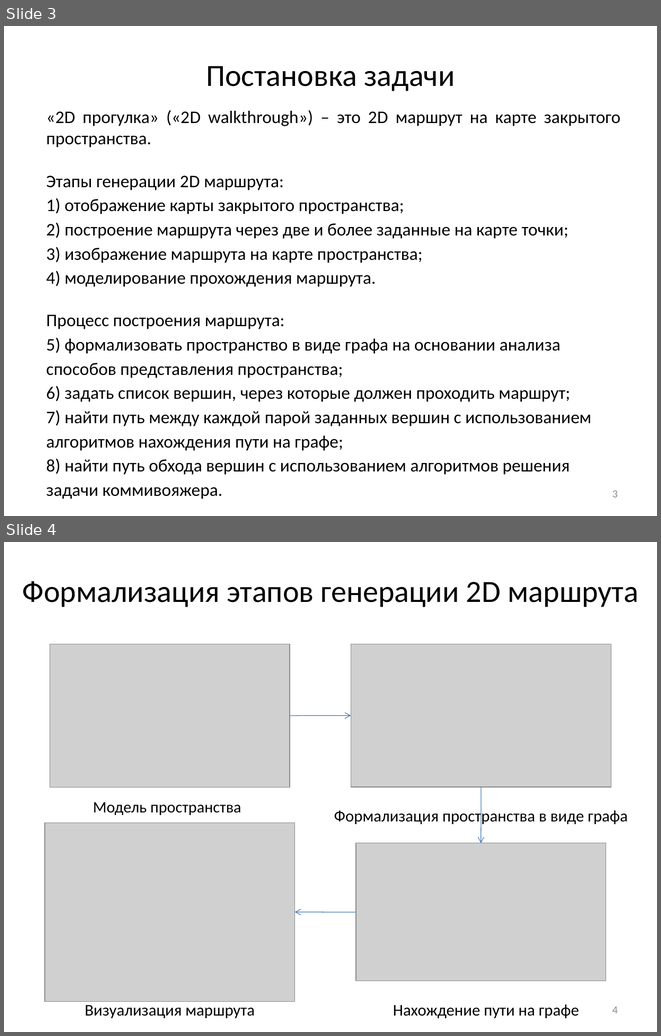
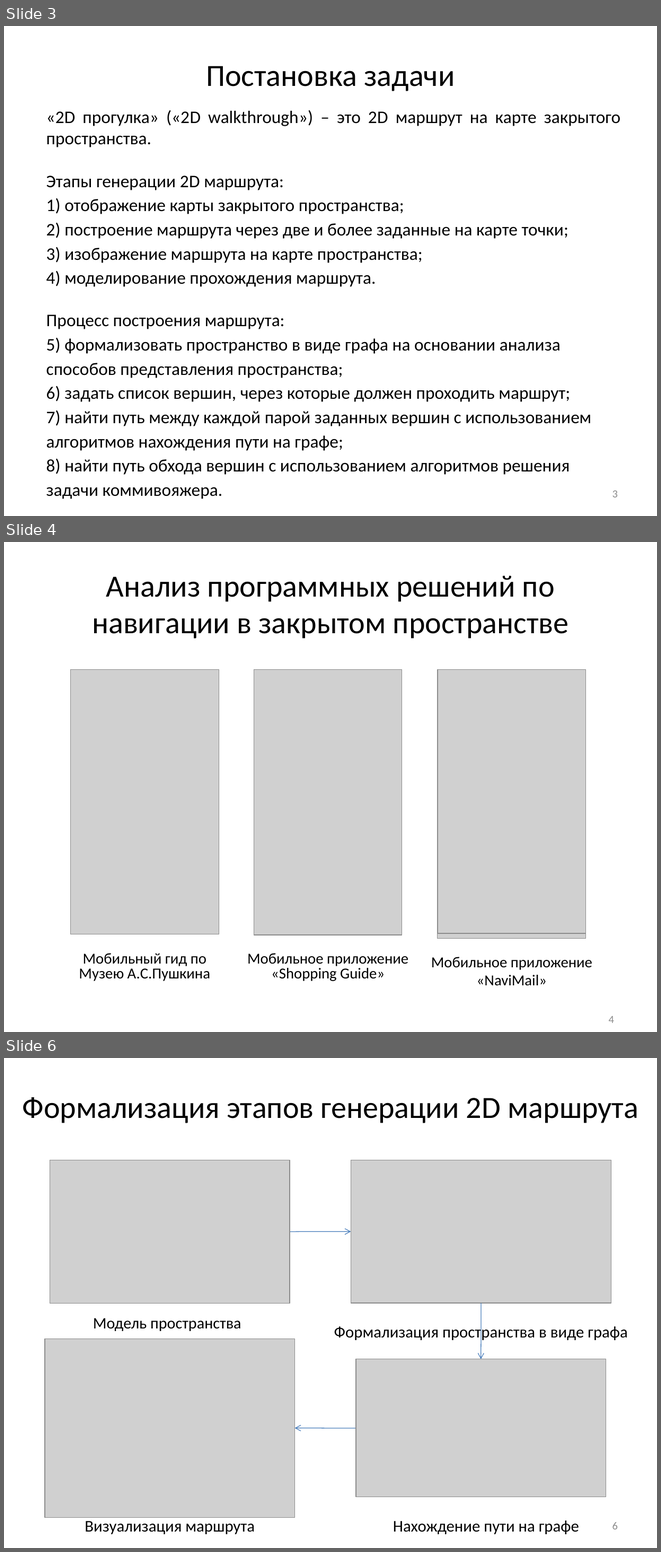
Before and after one commit to Dormou/2D-walkthrough-module, a slide deck: Documents/Волосникова И.А..pptx. Shown one above the other, each under a label of ours: slides 3 and 4 before the commit, slides 3, 4 and 6 after it; the slides between them are not shown. The pictures are 661x1036 and 661x1552 pixels, drawn with LibreOffice and Linux fonts; fonts in the diff are those of the drawing; grey boxes stand for pictures. Boxes give left, top, right and bottom in pixels: in the first picture for what was removed or moved away, otherwise in the second. Text is boxed around its words. In the diff, an @@ line names an element or a change of style, - is before the commit and + after.

```diff
--- a/Documents/Волосникова И.А..pptx
+++ b/Documents/Волосникова И.А..pptx
@@ slide 4 added at [4, 542, 657, 1032], background #FFFFFF @@
@@ title added at [92, 575, 569, 638], 34 pt, text #000000 @@
+Анализ программных решений по навигации в закрытом пространстве
@@ picture added at [71, 669, 220, 934] @@
@@ picture added at [254, 669, 403, 934] @@
@@ picture added at [438, 674, 586, 938] @@
@@ picture added at [438, 669, 586, 933] @@
@@ text added at [79, 953, 210, 981], 16.8 pt, text #000000 @@
+Мобильный гид по Музею А.С.Пушкина
@@ text added at [247, 953, 408, 981], 16.8 pt, text #000000 @@
+Мобильное приложение «Shopping Guide»
@@ text added at [431, 956, 592, 986], 16.8 pt, text #000000 @@
+Мобильное приложение «NaviMail»
@@ page number added at [609, 1016, 614, 1023], 12 pt, text #8C8C8C @@
+4
@@ what was slide 4 is now slide 6 @@
@@ page number at [612, 1522, 618, 1529]: text changed @@
-4
+6
```
Also in this commit, not shown: 1 slide changed, 3 other slides added, 17 other files.
